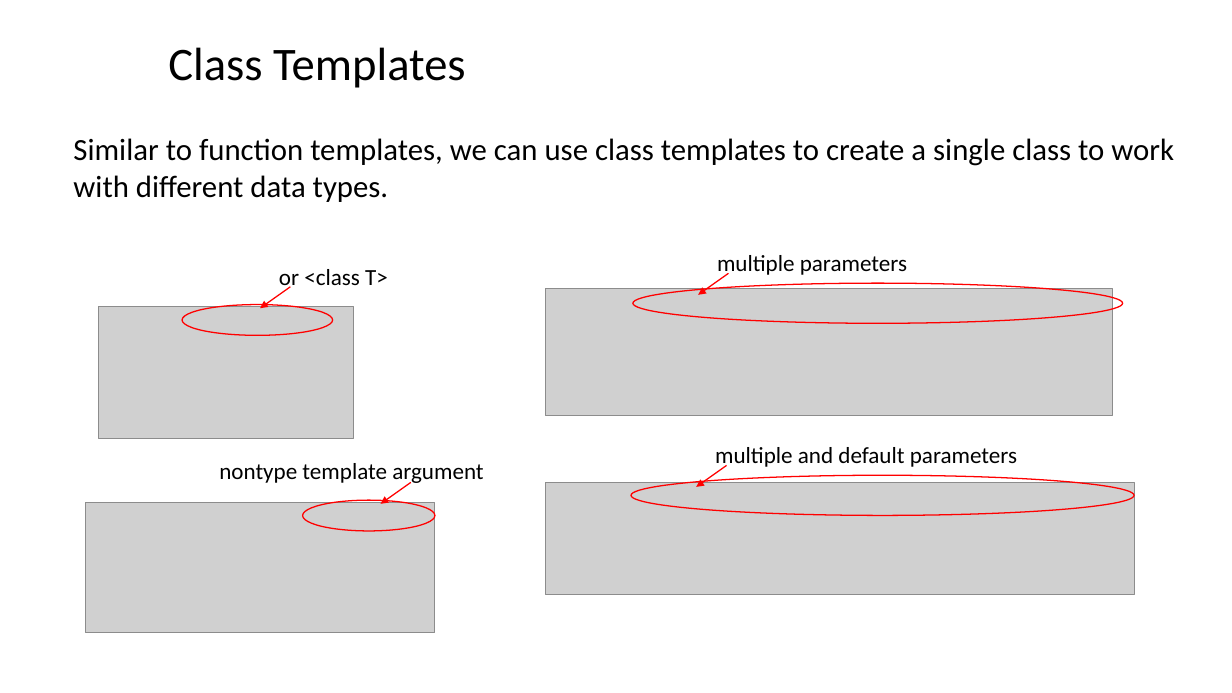
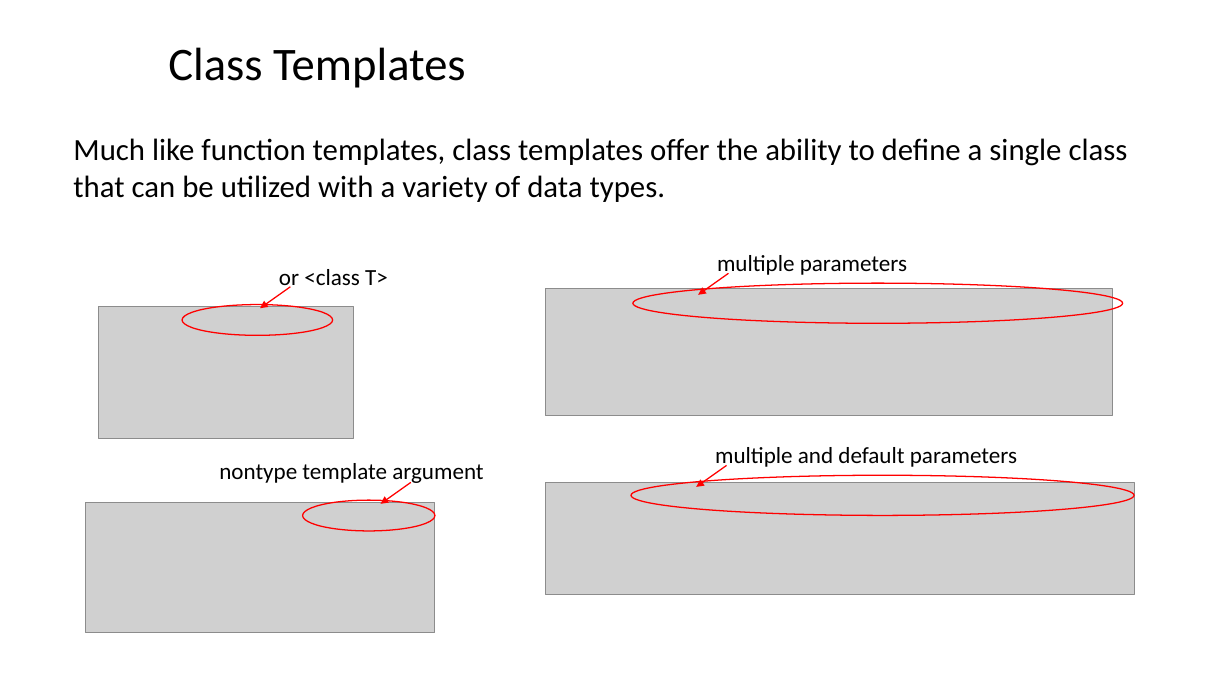
Before and after one commit to ShiqiYu/CPP, a slide deck: slide 8 of week13/Lab13.pptx (slide 20 before the commit). Drawn at 1232x693 pixels with LibreOffice and Linux fonts; fonts in the diff are those of the drawing; grey boxes stand for pictures; background and template pictures are left out. Boxes give left, top, right and bottom in pixels: in the first picture for what was removed or moved away, otherwise in the second. Text is boxed around its words. In the diff, an @@ line names an element or a change of style, - is before the commit and + after.

```diff
--- a/week13/Lab13.pptx
+++ b/week13/Lab13.pptx
@@ text at box(73, 138, 1128, 202): text changed @@
-Similar to function templates, we can use class templates to create a single class to work with different data types.
+Much like function templates, class templates offer the ability to define a single class that can be utilized with a variety of data types.
```
Also in this commit, not shown: 9 other slides changed, 3 slides added, 14 slides removed, 3 other files.
